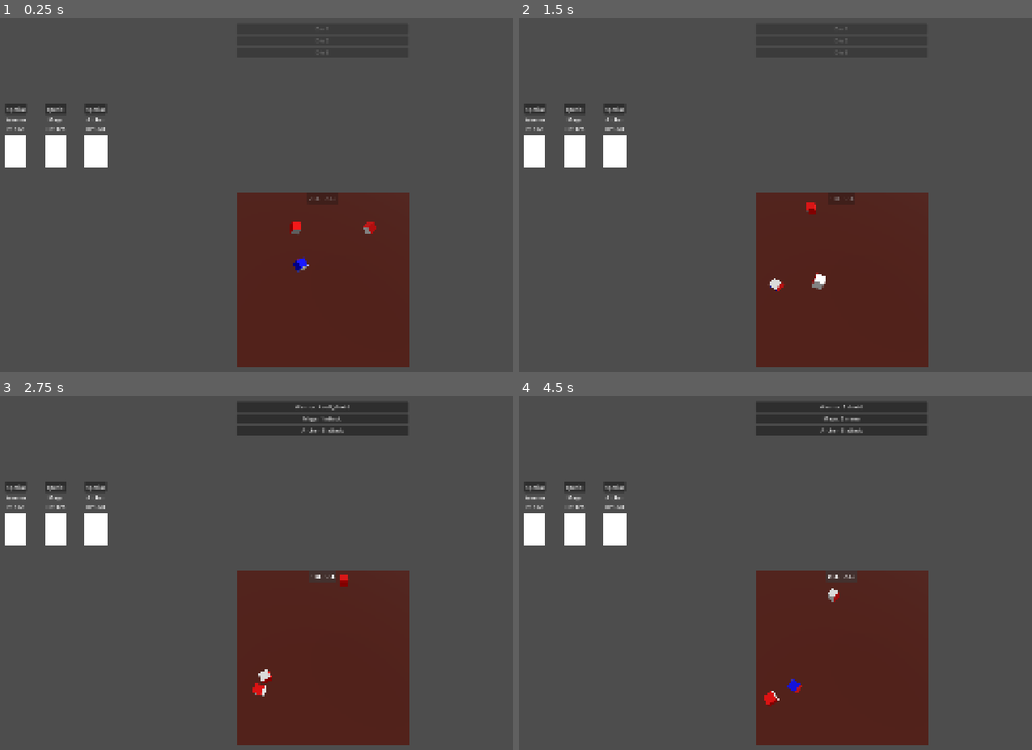
Above: before the commit, frames 1-4 (two rows, left to right).
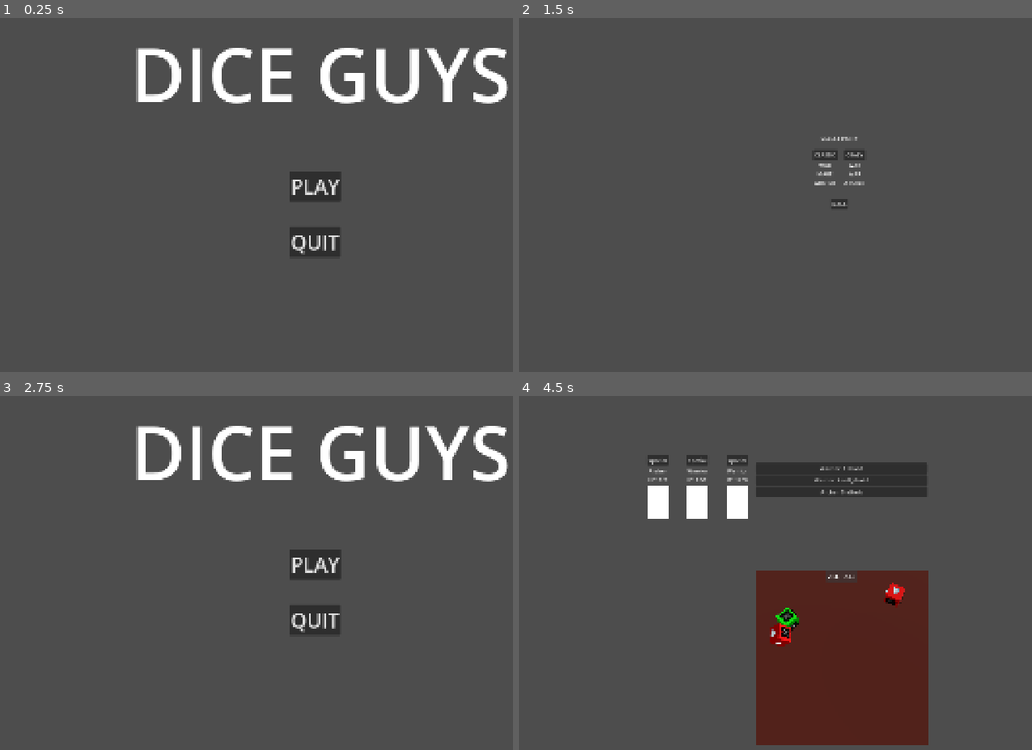
Above: after the commit, the same moments.

Repository: Emilgod/DICE-ROGUELITE
Game: Godot game, scene res://SCENES/UI/main_menu.tscn
Same seed, same stepped clock (60 frames per second), same inputs: the game is played once before the commit and once after it. Before the commit the project starts from res://SCENES/MAIN/main.tscn.
Inputs (mouse positions are in pixels of both pictures, inside the frame that each line leads up to):
- Up to frame 1 (0.25 s): no input
- Up to frame 2 (1.5 s): click (534, 110) at 0.5 s, where only the run before the commit has a clickable "special"; click (842, 198) at 1.25 s, where only the run before the commit has a clickable "2 REROLLS"
- Up to frame 3 (2.75 s): click (318, 583) at 2 s, where only the run after the commit has a clickable "BACK"
- Up to frame 4 (4.5 s): click (842, 576) at 2.75 s, where only the run before the commit has a clickable "1 REROLL"; click (852, 534) at 3.5 s, where only the run after the commit has a clickable "CRAZY"; click (842, 576) at 4.25 s, where only the run before the commit has a clickable "0 REROLLS"

The runs differ from the first frame. In frame 1, 23% of the frame differs, in the area x 0-100%, y 8-99%; in frame 2, 19%; in frame 3, 25%, in the area x 0-100%, y 1-99%; in frame 4, 9.3%.

Commit message:
main menu , party templates

Diff:
--- a/SCENES/BOARD/board.gd
+++ b/SCENES/BOARD/board.gd
@@ -15,7 +15,7 @@
 var dice_to_character = {}
 
 func _ready() -> void:
-	setup_party()
+	setup_with_party(GameManager.selected_party)
 	setup_party_display()
 	spawn_dice()
 	update_button_text()
@@ -31,12 +31,12 @@
 	for panel in party_container.get_children():
 		panel.update_hp()
 
-func setup_party():
-	party = [
-		hero_templates.get_warrior(),
-		hero_templates.get_mage(),
-		hero_templates.get_archer()
-	]
+func setup_with_party(party_name: String):
+	match party_name:
+		"classic":
+			party = hero_templates.get_classic_party()
+		"crazy":
+			party = hero_templates.get_crazy_party()
 	for character in party:
 		print("Added: ", character.character_name)
 
@@ -50,6 +50,7 @@
 	dice_container.add_child(dice)
 
 	dice.set_sides(template.sides)
+	dice.set_class_tint(character.class_color)
 	dice.position = Vector3(randf_range(0, 0.1), -1, randf_range(0, 0.1))
 	dice.apply_central_impulse(Vector3(randf_range(-10, 10), 0, randf_range(-10, 10)))
 	dice.apply_torque_impulse(Vector3(randf_range(-0.05, 0.05), randf_range(-0.05, 0.05), randf_range(-0.05, 0.05)))
@@ -64,6 +65,12 @@
 		var normal = camera_3d.project_ray_normal(mouse_pos)
 
 		var query = PhysicsRayQueryParameters3D.create(from, from + normal * 1000)
+
+		# Only hit dice, ignore everything else
+		query.collide_with_areas = false
+		query.collision_mask = 0
+		query.collision_mask |= 1  # Adjust this to match your dice collision layer
+
 		var result = get_world_3d().direct_space_state.intersect_ray(query)
 
 		if result and result.collider.is_in_group("dice"):
--- a/SCENES/BOARD/board.tscn
+++ b/SCENES/BOARD/board.tscn
@@ -15,7 +15,7 @@
 size = Vector3(10, 0.1, 10)
 
 [sub_resource type="BoxShape3D" id="BoxShape3D_yigss"]
-size = Vector3(8, 5, 0.132)
+size = Vector3(8, 3.4141846, 0.132)
 
 [sub_resource type="Environment" id="Environment_eiqg1"]
 background_color = Color(0.74138474, 0.7413847, 0.74138457, 1)
@@ -26,9 +26,12 @@
 
 [node name="Camera3D" type="Camera3D" parent="." unique_id=1229470431]
 transform = Transform3D(1, 0, 0, 0, 0.3337081, 0.9426765, 0, -0.9426765, 0.3337081, -0.0697875, 2.0623238, 0.7910595)
-fov = 50.0
+fov = 30.0
 
 [node name="board" type="StaticBody3D" parent="." unique_id=1189892994]
+collision_layer = 128
+collision_mask = 0
+input_ray_pickable = false
 physics_material_override = SubResource("PhysicsMaterial_3sgx8")
 
 [node name="MeshInstance3D" type="MeshInstance3D" parent="board" unique_id=2069646306]
@@ -39,19 +42,19 @@
 shape = SubResource("BoxShape3D_3sgx8")
 
 [node name="CollisionShape3D2" type="CollisionShape3D" parent="board" unique_id=1527946081]
-transform = Transform3D(1, 0, 0, 0, 1, 0, 0, 0, 1, -0.111234665, 0.18135035, -1.0959303)
+transform = Transform3D(1, 0, 0, 0, 1, 0, 0, 0, 1, -0.111234665, -0.2277683, -0.5447179)
 shape = SubResource("BoxShape3D_yigss")
 
 [node name="CollisionShape3D3" type="CollisionShape3D" parent="board" unique_id=1734113848]
-transform = Transform3D(-4.371139e-08, 0, 1, 0, 1, 0, -1, 0, -4.371139e-08, 0.90973854, 0.3627007, 0.3803835)
+transform = Transform3D(-4.371139e-08, 0, 1, 0, 1, 0, -1, 0, -4.371139e-08, 0.48554504, 0.3627007, 0.3803835)
 shape = SubResource("BoxShape3D_yigss")
 
 [node name="CollisionShape3D4" type="CollisionShape3D" parent="board" unique_id=1164000326]
-transform = Transform3D(1, 0, 0, 0, 1, 0, 0, 0, 1, 0.012392521, 0.18135035, 0.7335925)
+transform = Transform3D(1, 0, 0, 0, 1, 0, 0, 0, 1, 0.012392521, -0.20243871, 0.4588058)
 shape = SubResource("BoxShape3D_yigss")
 
 [node name="CollisionShape3D5" type="CollisionShape3D" parent="board" unique_id=1531149648]
-transform = Transform3D(-4.371139e-08, 0, 1, 0, 1, 0, -1, 0, -4.371139e-08, -0.9890945, 0.3627007, 0.3803835)
+transform = Transform3D(-4.371139e-08, 0, 1, 0, 1, 0, -1, 0, -4.371139e-08, -0.64097613, 0.3627007, 0.3803835)
 shape = SubResource("BoxShape3D_yigss")
 
 [node name="dice_container" type="Node3D" parent="." unique_id=1084560394]
--- a/SCENES/DICE/dice.gd
+++ b/SCENES/DICE/dice.gd
@@ -5,6 +5,9 @@
 var is_settled: bool = false
 var settle_threshold: float = 0.1
 var is_locked: bool = false
+var class_tint: Color = Color.WHITE
+@export var outline_mesh: MeshInstance3D
+
 @onready var faces = [
 	$face0,
 	$face1,
@@ -18,6 +21,7 @@
 func _ready():
 	await get_tree().process_frame
 	update_mesh_colors()
+	update_outline()
 
 
 func set_sides(data: Array) -> void:
@@ -26,21 +30,28 @@
 		update_mesh_colors()
 
 
+func set_class_tint(tint: Color):
+	class_tint = tint
 
 func get_effect_color(effects: Array) -> Color:
-	# Priority: if multiple effects, pick the first one
-	if effects.is_empty():
-		return Color.GRAY  # Blank side
+	return Color.WHITE
 
-	match effects[0]:
+func get_effect_symbol(effect: String) -> String:
+	match effect:
 		"attack":
-			return Color.RED
+			return "⚔️"
 		"shield":
-			return Color.BLUE
+			return "🛡️"
 		"poison":
-			return Color.GREEN
+			return "☠️"
+		"mana":
+			return "✨"
+		"cleave":
+			return "🌪️"
+		"self_shield":
+			return "🛡️"
 		_:
-			return Color.WHITE
+			return ""
 
 func update_mesh_colors() -> void:
 	if not is_node_ready():
@@ -49,17 +60,17 @@
 	for i in range(faces.size()):
 		var face_mesh = faces[i]
 		var material = StandardMaterial3D.new()
-		var base_color = get_effect_color(sides_data[i]["effects"])
 
-		material.albedo_color = base_color
-
-		# Only add emission if locked, don't brighten the base color
-		if is_locked:
-			material.emission_enabled = true
-			material.emission = base_color
-			material.emission_energy_multiplier = 1.0
+		# All sides are white, just multiply by class tint
+		material.albedo_color = Color.WHITE * class_tint
 
 		face_mesh.set_surface_override_material(0, material)
+
+		# Update symbol on face
+		var symbol_label = face_mesh.get_child(0)
+		if symbol_label:
+			var effect = sides_data[i]["effects"][0] if not sides_data[i]["effects"].is_empty() else ""
+			symbol_label.text = get_effect_symbol(effect)
 
 func _physics_process(delta: float) -> void:
 	if is_locked:
@@ -93,10 +104,14 @@
 
 func toggle_lock() -> void:
 	is_locked = !is_locked
-	update_mesh_colors()
+	update_outline()
 	print("dice locked: ", is_locked)
 
-
+func update_outline() -> void:
+	if is_locked:
+		outline_mesh.show()
+	else:
+		outline_mesh.hide()
 
 func reset_and_reroll() -> void:
 	is_settled = false
--- a/SCENES/DICE/dice.tscn
+++ b/SCENES/DICE/dice.tscn
@@ -46,11 +46,27 @@
 material = SubResource("StandardMaterial3D_ckwt3")
 size = Vector3(0.1, 0.1, 0.01)
 
-[node name="Dice" type="RigidBody3D" unique_id=1915836905 groups=["dice"]]
+[sub_resource type="StandardMaterial3D" id="StandardMaterial3D_yt7g1"]
+transparency = 1
+cull_mode = 1
+albedo_color = Color(0.8901961, 0.8901961, 0, 0.078431375)
+emission_enabled = true
+emission = Color(0.7058824, 0.7764706, 0, 1)
+emission_energy_multiplier = 3.04
+billboard_keep_scale = true
+
+[sub_resource type="BoxMesh" id="BoxMesh_33w77"]
+material = SubResource("StandardMaterial3D_yt7g1")
+flip_faces = true
+size = Vector3(0.12, 0.12, 0.12)
+
+[node name="Dice" type="RigidBody3D" unique_id=1915836905 node_paths=PackedStringArray("outline_mesh") groups=["dice"]]
+collision_mask = 129
 mass = 3.0
 physics_material_override = SubResource("PhysicsMaterial_yt7g1")
 gravity_scale = 0.9
 script = ExtResource("1_yt7g1")
+outline_mesh = NodePath("outline_mesh")
 
 [node name="CollisionShape3D2" type="CollisionShape3D" parent="." unique_id=1942282815]
 shape = SubResource("BoxShape3D_yt7g1")
@@ -59,30 +75,63 @@
 transform = Transform3D(1, 0, 0, 0, 1, 0, 0, 0, 1, 0, 0, -0.045023687)
 mesh = SubResource("BoxMesh_sxaet")
 
+[node name="face0_label" type="Label3D" parent="face0" unique_id=91355512]
+transform = Transform3D(-1, 0, -8.742278e-08, 0, 1, 0, 8.742278e-08, 0, -1, 0, 0, -0.012359619)
+text = "test"
+font_size = 12
+
 [node name="face1" type="MeshInstance3D" parent="." unique_id=345611011]
 transform = Transform3D(1, 0, 0, 0, -4.371139e-08, -1, 0, 1, -4.371139e-08, 0, -0.046969723, 2.4735928e-06)
 mesh = SubResource("BoxMesh_mi3c1")
+
+[node name="face1_label" type="Label3D" parent="face1" unique_id=135655945]
+transform = Transform3D(-1, 8.742278e-08, 0, -8.742278e-08, -1, 0, 0, 0, 1, 0, 5.1772986e-10, 0.011843681)
+text = "test"
+font_size = 12
 
 [node name="face2" type="MeshInstance3D" parent="." unique_id=1854487473]
 transform = Transform3D(1, 0, 0, 0, 1, 0, 0, 0, 1, 0, 0.00045550242, 0.04526548)
 mesh = SubResource("BoxMesh_lofky")
 
+[node name="face2_label" type="Label3D" parent="face2" unique_id=146370410]
+transform = Transform3D(1, 0, 0, 0, 1, 0, 0, 0, 1, 0, 0, 0.014251709)
+text = "test"
+font_size = 12
+
 [node name="face3" type="MeshInstance3D" parent="." unique_id=1594473616]
 transform = Transform3D(-4.371139e-08, 0, 1, 0, 1, 0, -1, 0, -4.371139e-08, -0.04513675, 0.00045550615, 0)
 mesh = SubResource("BoxMesh_fimx4")
+
+[node name="face3_label" type="Label3D" parent="face3" unique_id=1694115373]
+transform = Transform3D(-1, 0, -8.742278e-08, 0, 1, 0, 8.742278e-08, 0, -1, 6.416374e-10, 0, -0.014678955)
+text = "test"
+font_size = 12
 
 [node name="face4" type="MeshInstance3D" parent="." unique_id=2080146022]
 transform = Transform3D(-4.371139e-08, 0, 1, 0, 1, 0, -1, 0, -4.371139e-08, 0.04510498, 0, 0)
 mesh = SubResource("BoxMesh_fumce")
 
-[node name="RayCast3D" type="RayCast3D" parent="." unique_id=1886108406]
-target_position = Vector3(0, 0, 0)
-debug_shape_custom_color = Color(0.9254902, 0, 0.9254902, 1)
-
-[node name="settling_time" type="Timer" parent="." unique_id=1574242033]
+[node name="face4_label" type="Label3D" parent="face4" unique_id=640467156]
+transform = Transform3D(1, 0, 0, 0, 1, 0, 0, 0, 1, -6.2429595e-10, 0, 0.014282227)
+text = "test"
+font_size = 12
 
 [node name="face5" type="MeshInstance3D" parent="." unique_id=1658732692]
 transform = Transform3D(1, 0, 0, 0, -4.371139e-08, -1, 0, 1, -4.371139e-08, 0, 0.046456784, 0)
 mesh = SubResource("BoxMesh_rg67e")
 
+[node name="face5_label" type="Label3D" parent="face5" unique_id=1301139683]
+transform = Transform3D(-1, 0, -8.742278e-08, 0, 1, 0, 8.742278e-08, 0, -1, 0, -4.682219e-10, -0.01071167)
+text = "test"
+font_size = 12
+
+[node name="settling_time" type="Timer" parent="." unique_id=1574242033]
+
+[node name="RayCast3D" type="RayCast3D" parent="." unique_id=1886108406]
+target_position = Vector3(0, 0, 0)
+debug_shape_custom_color = Color(0.9254902, 0, 0.9254902, 1)
+
+[node name="outline_mesh" type="MeshInstance3D" parent="." unique_id=172255168]
+mesh = SubResource("BoxMesh_33w77")
+
 [connection signal="input_event" from="." to="." method="_on_input_event"]
--- /dev/null
+++ b/SCENES/GAME_MANAGER.gd
@@ -0,0 +1,11 @@
+extends Node
+
+var selected_party: String = "default"
+# Called when the node enters the scene tree for the first time.
+func _ready() -> void:
+	pass # Replace with function body.
+
+
+# Called every frame. 'delta' is the elapsed time since the previous frame.
+func _process(delta: float) -> void:
+	pass
--- a/SCENES/MAIN/main.tscn
+++ b/SCENES/MAIN/main.tscn
@@ -4,27 +4,39 @@
 
 [node name="Main" type="Node2D" unique_id=904934987]
 
-[node name="SubViewportContainer" type="SubViewportContainer" parent="." unique_id=1668659547]
+[node name="combat_phase" type="Control" parent="." unique_id=977447429]
+layout_mode = 3
+anchors_preset = 0
+offset_right = 40.0
+offset_bottom = 40.0
+
+[node name="SubViewportContainer" type="SubViewportContainer" parent="combat_phase" unique_id=1668659547]
+layout_mode = 0
 offset_left = 711.0
 offset_top = 548.0
 offset_right = 1223.0
 offset_bottom = 1060.0
 
-[node name="SubViewport" type="SubViewport" parent="SubViewportContainer" unique_id=1366642880]
+[node name="SubViewport" type="SubViewport" parent="combat_phase/SubViewportContainer" unique_id=1366642880]
 handle_input_locally = false
 render_target_update_mode = 4
 
-[node name="Board" parent="SubViewportContainer/SubViewport" unique_id=1498668013 node_paths=PackedStringArray("actions_container", "party_container") instance=ExtResource("1_n2i1s")]
+[node name="Board" parent="combat_phase/SubViewportContainer/SubViewport" unique_id=1498668013 node_paths=PackedStringArray("actions_container", "party_container") instance=ExtResource("1_n2i1s")]
 actions_container = NodePath("../../../actions_container")
 party_container = NodePath("../../../party_container")
 
-[node name="actions_container" type="VBoxContainer" parent="." unique_id=1970969888]
+[node name="actions_container" type="VBoxContainer" parent="combat_phase" unique_id=1970969888]
+layout_mode = 0
 offset_left = 711.0
 offset_top = 43.0
 offset_right = 1221.0
-offset_bottom = 524.0
+offset_bottom = 511.0
+alignment = 1
 
-[node name="party_container" type="HBoxContainer" parent="." unique_id=2053656649]
-offset_top = 212.0
-offset_right = 712.0
-offset_bottom = 542.0
+[node name="party_container" type="HBoxContainer" parent="combat_phase" unique_id=2053656649]
+layout_direction = 3
+layout_mode = 0
+offset_left = -674.0
+offset_top = 111.0
+offset_right = 37.0
+offset_bottom = 482.0
--- /dev/null
+++ b/SCENES/UI/main_menu.gd
@@ -0,0 +1,22 @@
+extends Control
+@export var starting_ui: Control
+@export var party_selection: Control
+
+
+# Called when the node enters the scene tree for the first time.
+func _ready() -> void:
+	pass # Replace with function body.
+
+
+# Called every frame. 'delta' is the elapsed time since the previous frame.
+func _process(delta: float) -> void:
+	pass
+
+
+func _on_quit_pressed() -> void:
+	get_tree().quit()
+
+
+func _on_play_pressed() -> void:
+	starting_ui.hide()
+	party_selection.show()
--- a/SCENES/UI/main_menu.tscn
+++ b/SCENES/UI/main_menu.tscn
@@ -1,41 +1,53 @@
 [gd_scene format=3 uid="uid://4y6xl1unyjxx"]
 
-[node name="main_menu" type="Control" unique_id=1771512513]
+[ext_resource type="Script" uid="uid://bitimrvqjy4ei" path="res://SCENES/UI/main_menu.gd" id="1_iu030"]
+[ext_resource type="PackedScene" uid="uid://d3xqfrsvmb38q" path="res://SCENES/UI/party_selection_ui.tscn" id="2_i0lhj"]
+
+[node name="main_menu" type="Control" unique_id=1771512513 node_paths=PackedStringArray("starting_ui", "party_selection")]
 layout_mode = 3
 anchors_preset = 15
 anchor_right = 1.0
 anchor_bottom = 1.0
 grow_horizontal = 2
 grow_vertical = 2
+script = ExtResource("1_iu030")
+starting_ui = NodePath("starting_ui")
+party_selection = NodePath("party_selection")
 
-[node name="Label" type="Label" parent="." unique_id=1244829881]
+[node name="starting_ui" type="Control" parent="." unique_id=1934234271]
+anchors_preset = 0
+offset_right = 40.0
+offset_bottom = 40.0
+
+[node name="game_label" type="Label" parent="starting_ui" unique_id=1244829881]
 layout_mode = 1
 anchors_preset = 5
 anchor_left = 0.5
 anchor_right = 0.5
-offset_left = -20.0
-offset_right = 20.0
-offset_bottom = 23.0
+offset_left = 376.5
+offset_top = 40.0
+offset_right = 1503.5
+offset_bottom = 366.0
 grow_horizontal = 2
 theme_override_font_sizes/font_size = 221
 text = "DICE GUYS"
 
-[node name="HBoxContainer" type="VBoxContainer" parent="." unique_id=755435001]
+[node name="buttons" type="VBoxContainer" parent="starting_ui" unique_id=755435001]
 layout_mode = 1
 anchors_preset = 7
 anchor_left = 0.5
 anchor_top = 1.0
 anchor_right = 0.5
 anchor_bottom = 1.0
-offset_left = -371.0
-offset_top = -599.0
-offset_right = 340.0
-offset_bottom = -181.0
+offset_left = 569.0
+offset_top = 441.0
+offset_right = 1280.0
+offset_bottom = 859.0
 grow_horizontal = 2
 grow_vertical = 0
 theme_override_constants/separation = 75
 
-[node name="play" type="Button" parent="HBoxContainer" unique_id=1197511819]
+[node name="play" type="Button" parent="starting_ui/buttons" unique_id=1197511819]
 custom_minimum_size = Vector2(20, 20)
 layout_mode = 2
 size_flags_horizontal = 6
@@ -44,7 +56,7 @@
 text = "PLAY"
 icon_alignment = 1
 
-[node name="quit" type="Button" parent="HBoxContainer" unique_id=283154818]
+[node name="quit" type="Button" parent="starting_ui/buttons" unique_id=283154818]
 custom_minimum_size = Vector2(20, 20)
 layout_mode = 2
 size_flags_horizontal = 6
@@ -52,3 +64,10 @@
 theme_override_font_sizes/font_size = 60
 text = "QUIT"
 icon_alignment = 1
+
+[node name="party_selection" parent="." unique_id=272497843 node_paths=PackedStringArray("starting_ui") instance=ExtResource("2_i0lhj")]
+layout_mode = 1
+starting_ui = NodePath("../starting_ui")
+
+[connection signal="pressed" from="starting_ui/buttons/play" to="." method="_on_play_pressed"]
+[connection signal="pressed" from="starting_ui/buttons/quit" to="." method="_on_quit_pressed"]
--- /dev/null
+++ b/SCENES/UI/party_selection_ui.gd
@@ -0,0 +1,30 @@
+extends Control
+
+@export var starting_ui: Control
+# Called when the node enters the scene tree for the first time.
+func _ready() -> void:
+	hide()
+	pass # Replace with function body.
+
+
+# Called every frame. 'delta' is the elapsed time since the previous frame.
+func _process(delta: float) -> void:
+	pass
+
+
+func _on_back_pressed() -> void:
+	starting_ui.show()
+	hide()
+func start_game():
+	get_tree().change_scene_to_file("res://SCENES/MAIN/main.tscn")
+
+func _on_classic_button_pressed() -> void:
+	GameManager.selected_party = "classic"
+	start_game()
+	pass # Replace with function body.
+
+
+func _on_crazy_button_pressed() -> void:
+	GameManager.selected_party = "crazy"
+	start_game()
+	pass # Replace with function body.
--- /dev/null
+++ b/SCENES/UI/party_selection_ui.tscn
@@ -0,0 +1,74 @@
+[gd_scene format=3 uid="uid://d3xqfrsvmb38q"]
+
+[ext_resource type="Script" uid="uid://byqdkhwepq7oo" path="res://SCENES/UI/party_selection_ui.gd" id="1_x2ykg"]
+
+[node name="party_selection" type="Control" unique_id=272497843]
+layout_mode = 3
+anchors_preset = 15
+anchor_right = 1.0
+anchor_bottom = 1.0
+grow_horizontal = 2
+grow_vertical = 2
+script = ExtResource("1_x2ykg")
+
+[node name="BACK" type="Button" parent="." unique_id=552641648]
+custom_minimum_size = Vector2(30, 30)
+layout_mode = 0
+offset_left = 935.0
+offset_top = 563.0
+offset_right = 985.0
+offset_bottom = 594.0
+size_flags_horizontal = 4
+size_flags_vertical = 4
+text = "BACK"
+
+[node name="Label" type="Label" parent="." unique_id=1310242865]
+layout_mode = 0
+offset_top = 372.0
+offset_right = 1920.0
+offset_bottom = 405.0
+text = "SELECT PARTY"
+horizontal_alignment = 1
+
+[node name="party_container_box" type="HBoxContainer" parent="." unique_id=1916176459]
+layout_mode = 0
+offset_top = 417.0
+offset_right = 1920.0
+offset_bottom = 553.0
+theme_override_constants/separation = 21
+alignment = 1
+
+[node name="classic_party" type="VBoxContainer" parent="party_container_box" unique_id=1033968739]
+custom_minimum_size = Vector2(64, 100)
+layout_mode = 2
+
+[node name="classic_button" type="Button" parent="party_container_box/classic_party" unique_id=1305906901]
+layout_mode = 2
+size_flags_horizontal = 4
+text = "CLASSIC"
+
+[node name="Label" type="Label" parent="party_container_box/classic_party" unique_id=340432497]
+layout_mode = 2
+text = "WAR
+MAGE
+ARCHER"
+horizontal_alignment = 1
+vertical_alignment = 1
+
+[node name="crazy_party" type="VBoxContainer" parent="party_container_box" unique_id=2114466495]
+layout_mode = 2
+
+[node name="crazy_button" type="Button" parent="party_container_box/crazy_party" unique_id=880522948]
+layout_mode = 2
+text = "CRAZY"
+
+[node name="Label" type="Label" parent="party_container_box/crazy_party" unique_id=230860677]
+layout_mode = 2
+text = "WAR
+WAR
+ARCHER"
+horizontal_alignment = 1
+
+[connection signal="pressed" from="BACK" to="." method="_on_back_pressed"]
+[connection signal="pressed" from="party_container_box/classic_party/classic_button" to="." method="_on_classic_button_pressed"]
+[connection signal="pressed" from="party_container_box/crazy_party/crazy_button" to="." method="_on_crazy_button_pressed"]
--- a/hero_templates/hero_templates.gd
+++ b/hero_templates/hero_templates.gd
@@ -65,3 +65,11 @@
 		[get_archer_die()],
 		Color.GREEN
 	)
+
+
+	# Party presets
+static func get_classic_party() -> Array[Character]:
+	return[get_warrior(), get_mage(), get_archer()]
+
+static func get_crazy_party() -> Array[Character]:
+	return[get_warrior(), get_warrior(), get_archer()]
--- a/project.godot
+++ b/project.godot
@@ -11,8 +11,12 @@
 [application]
 
 config/name="DICE ROGUELITE"
-run/main_scene="uid://tbc25bry8qrb"
+run/main_scene="uid://4y6xl1unyjxx"
 config/features=PackedStringArray("4.6", "Forward Plus")
+
+[autoload]
+
+GameManager="*uid://c2eirdsutdn1b"
 
 [display]
 
@@ -26,6 +30,10 @@
 
 dice=""
 
+[layer_names]
+
+3d_physics/layer_8="walls"
+
 [physics]
 
 3d/physics_engine="Jolt Physics"
Not shown, added: SCENES/GAME_MANAGER.gd.uid
Not shown, added: SCENES/UI/main_menu.gd.uid
Not shown, added: SCENES/UI/party_selection_ui.gd.uid
